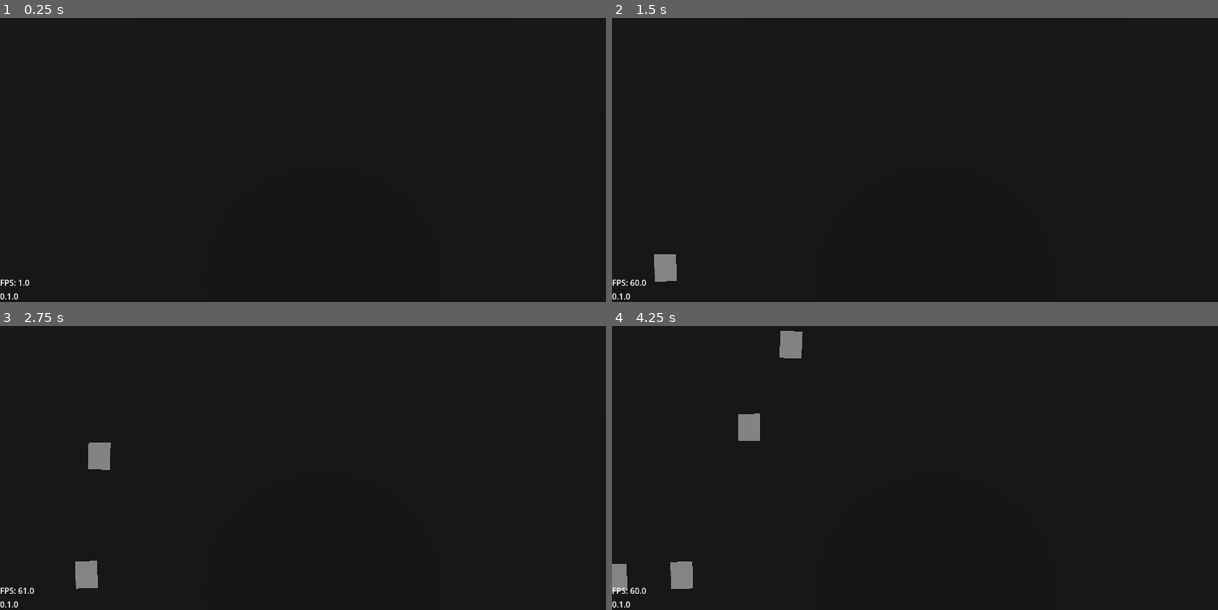
Above: before the commit, frames 1-4 (two rows, left to right).
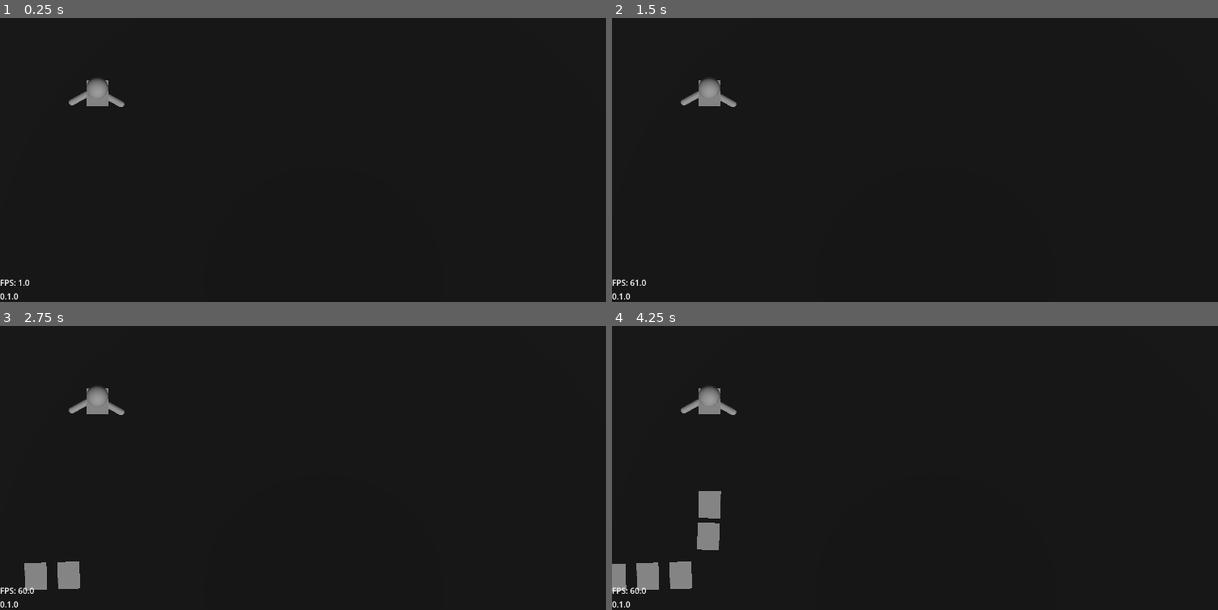
Above: after the commit, the same moments.

Repository: Grey-B/toy-defenders
Game: Godot game, scene res://src/core/main_game/main_game.tscn
Two runs of this game, one before a commit and one after it. Both use one fixed random seed, a clock stepped at 60 frames per second and the inputs below.
Inputs:
- Up to frame 1 (0.25 s): no input
- Up to frame 2 (1.5 s): tap Enter at 0.5 s; tap I at 0.6, 1.35 s
- Up to frame 3 (2.75 s): tap I at 2.1 s
- Up to frame 4 (4.25 s): tap I at 2.85, 3.6 s

The runs differ from the first frame. In frame 1, 0.5% of the frame differs, in the area x 11-21%, y 21-32%; in frame 2, 0.8%; in frame 3, 1.7%; in frame 4, 2.3%, in the area x 2-32%, y 1-94%.

Commit message:
Feat/towers (#2)
* Created base tower

* Added a right_arm_model export to BasePart to make arm models better

* Tower now aims at enemy furthest along the path

* Added auto shoot to test tower, but no collision seems to happen. Also fixed tower not looking at enemy properly

* Fixed apply_modifiers function in BaseTower. Now attacks properly hit and kill

* Projectiles are now shot at correct times

* Added pierce as stat. Also found bug where attack cd resets when an enemy enters range

* Fixed previous bug

Diff:
--- /dev/null
+++ b/assets/3d/models/parts/arms/test_arm_left_model.tscn
@@ -0,0 +1,11 @@
+[gd_scene format=3 uid="uid://dedt1vwia6rc1"]
+
+[sub_resource type="CapsuleMesh" id="CapsuleMesh_6owma"]
+radius = 0.15527344
+height = 1.0614624
+
+[node name="TestArmLeftModel" type="Node3D" unique_id=16051579]
+
+[node name="MeshInstance3D" type="MeshInstance3D" parent="." unique_id=921978520]
+transform = Transform3D(-3.7855173e-08, -0.8660254, 0.5, 1, -4.371139e-08, 0, 2.1855694e-08, 0.5, 0.8660254, -0.30390123, 2.503987e-08, 0.113577306)
+mesh = SubResource("CapsuleMesh_6owma")
--- /dev/null
+++ b/assets/3d/models/parts/arms/test_arm_right_model.tscn
@@ -0,0 +1,12 @@
+[gd_scene format=3 uid="uid://cr70i1s4hykra"]
+
+[sub_resource type="CapsuleMesh" id="CapsuleMesh_6owma"]
+radius = 0.15527344
+height = 1.0614624
+
+[node name="TestArmRightModel" type="Node3D" unique_id=587425710]
+transform = Transform3D(-0.49999988, 0, 0.86602545, 0, 1, 0, -0.86602545, 0, -0.49999988, 0, 0, 0)
+
+[node name="MeshInstance3D" type="MeshInstance3D" parent="." unique_id=921978520]
+transform = Transform3D(-3.7855173e-08, -0.8660254, 0.5, 1, -4.371139e-08, 0, 2.1855694e-08, 0.5, 0.8660254, -0.30390123, 2.503987e-08, 0.113577306)
+mesh = SubResource("CapsuleMesh_6owma")
--- /dev/null
+++ b/assets/3d/models/parts/bodies/test_body_model.tscn
@@ -0,0 +1,26 @@
+[gd_scene format=3 uid="uid://crp1sfpdakww0"]
+
+[ext_resource type="Script" uid="uid://c6mx7t3w5es22" path="res://src/gameplay/towers/parts/body.gd" id="1_egeuw"]
+
+[sub_resource type="BoxMesh" id="BoxMesh_6owma"]
+size = Vector3(1, 1.5, 1)
+
+[node name="TestBodyModel" type="Node3D" unique_id=1506277946 node_paths=PackedStringArray("head_socket", "left_arm_socket", "right_arm_socket")]
+transform = Transform3D(-1, 0, -8.742278e-08, 0, 1, 0, 8.742278e-08, 0, -1, 0, 0, 0)
+script = ExtResource("1_egeuw")
+head_socket = NodePath("HeadSocket")
+left_arm_socket = NodePath("LeftArmSocket")
+right_arm_socket = NodePath("RightArmSocket")
+metadata/_custom_type_script = "uid://c6mx7t3w5es22"
+
+[node name="MeshInstance3D" type="MeshInstance3D" parent="." unique_id=472017991]
+mesh = SubResource("BoxMesh_6owma")
+
+[node name="HeadSocket" type="Marker3D" parent="." unique_id=2043430367]
+transform = Transform3D(1, 0, 0, 0, 1, 0, 0, 0, 1, 0, 0.80972797, 0)
+
+[node name="LeftArmSocket" type="Marker3D" parent="." unique_id=2069008136]
+transform = Transform3D(1, 0, 0, 0, 1, 0, 0, 0, 1, -0.51317513, 0, 0)
+
+[node name="RightArmSocket" type="Marker3D" parent="." unique_id=2008361046]
+transform = Transform3D(1, 0, 0, 0, 1, 0, 0, 0, 1, 0.51, 0, 0)
--- /dev/null
+++ b/assets/3d/models/parts/heads/test_head_model.tscn
@@ -0,0 +1,9 @@
+[gd_scene format=3 uid="uid://bi6p1ye437aul"]
+
+[sub_resource type="SphereMesh" id="SphereMesh_6owma"]
+
+[node name="TestHeadModel" type="Node3D" unique_id=932773596]
+
+[node name="MeshInstance3D" type="MeshInstance3D" parent="." unique_id=703056045]
+transform = Transform3D(1, 0, 0, 0, 1, 0, 0, 0, 1, 0, 0.5, 0)
+mesh = SubResource("SphereMesh_6owma")
--- a/project.godot
+++ b/project.godot
@@ -109,6 +109,7 @@
 3d_navigation/layer_3="Enemy"
 3d_physics/layer_4="Interactable"
 3d_navigation/layer_4="Interactable"
+3d_physics/layer_5="Player projectile"
 
 [physics]
 
--- a/src/core/main_game/main_game.tscn
+++ b/src/core/main_game/main_game.tscn
@@ -16,6 +16,7 @@
 
 [node name="SpawnTimer" type="Timer" parent="Systems/WaveSpawner" unique_id=656247367]
 unique_name_in_owner = true
+wait_time = 0.5
 
 [node name="World" type="Node3D" parent="." unique_id=1969020105]
 process_mode = 1
--- a/src/core/main_game/wave_spawner.gd
+++ b/src/core/main_game/wave_spawner.gd
@@ -11,7 +11,7 @@
 
 var level: BaseLevel
 var path: Path3D
-var wave_count: int = 2
+var wave_count: int = 1
 var wave_points: int
 var cur_points: int
 
--- a/src/gameplay/enemies/base_enemy.gd
+++ b/src/gameplay/enemies/base_enemy.gd
@@ -31,4 +31,4 @@
 func take_damage(damage_taken: int) -> void:
 	health -= damage_taken
 	if health <= 0:
-		call_deferred("queue_free")
+		queue_free.call_deferred()
--- a/src/gameplay/enemies/base_enemy.tscn
+++ b/src/gameplay/enemies/base_enemy.tscn
@@ -2,20 +2,20 @@
 
 [ext_resource type="Script" uid="uid://blhbew4ujxufv" path="res://src/gameplay/enemies/base_enemy.gd" id="1_wr6ee"]
 [ext_resource type="Resource" uid="uid://cl4des5tp7u2b" path="res://src/resources/enemy data/test_enemy.tres" id="2_m7ogj"]
+[ext_resource type="Script" uid="uid://cm10lcngutmx" path="res://src/gameplay/enemies/hurtbox.gd" id="3_ayech"]
 
-[sub_resource type="CapsuleShape3D" id="CapsuleShape3D_s58g3"]
-radius = 0.6
+[sub_resource type="SphereShape3D" id="SphereShape3D_ayech"]
 
 [node name="BaseEnemy" type="PathFollow3D" unique_id=141057784]
 loop = false
 script = ExtResource("1_wr6ee")
 data = ExtResource("2_m7ogj")
 
-[node name="Hurtbox" type="Area3D" parent="." unique_id=431302198]
-unique_name_in_owner = true
+[node name="Area3D" type="Area3D" parent="." unique_id=1130610926]
 collision_layer = 4
-collision_mask = 18
+collision_mask = 16
+script = ExtResource("3_ayech")
+metadata/_custom_type_script = "uid://cm10lcngutmx"
 
-[node name="CollisionShape3D" type="CollisionShape3D" parent="Hurtbox" unique_id=1364037271]
-transform = Transform3D(1, 0, 0, 0, 1, 0, 0, 0, 1, 0, 1, 0)
-shape = SubResource("CapsuleShape3D_s58g3")
+[node name="CollisionShape3D" type="CollisionShape3D" parent="Area3D" unique_id=963761355]
+shape = SubResource("SphereShape3D_ayech")
--- /dev/null
+++ b/src/gameplay/enemies/hurtbox.gd
@@ -0,0 +1,2 @@
+class_name Hurtbox
+extends Area3D
--- a/src/gameplay/projectiles/base_projectile.gd
+++ b/src/gameplay/projectiles/base_projectile.gd
@@ -3,26 +3,28 @@
 
 @export var speed: float
 @export var hitbox: Area3D
-@export var duration_timer: Timer
 
 var direction: Vector3
 var spawn_position: Vector3
 var rotation_basis: Basis
 var damage: int
+var pierce: int
+var enemies_pierced: int = 0
 
 
 func _ready() -> void:
 	global_position = spawn_position
 	global_rotation = direction
-
-	hitbox.body_entered.connect(deal_damage)
-	duration_timer.timeout.connect(queue_free)
+	hitbox.area_entered.connect(deal_damage)
 
 
 func _physics_process(delta: float) -> void:
 	global_position += rotation_basis.z * speed * delta
 
 
-func deal_damage(body: Node3D) -> void:
-	if body is BaseEnemy:
-		body.take_damage(damage)
+func deal_damage(area: Area3D) -> void:
+	if area is Hurtbox:
+		area.get_parent().take_damage(damage)
+		enemies_pierced += 1
+		if enemies_pierced >= pierce:
+			queue_free.call_deferred()
--- /dev/null
+++ b/src/gameplay/projectiles/test_projectile.tscn
@@ -0,0 +1,33 @@
+[gd_scene format=3 uid="uid://ow23gvx42rtf"]
+
+[ext_resource type="Script" uid="uid://ce8nsx53ji21p" path="res://src/gameplay/projectiles/base_projectile.gd" id="1_2u6xh"]
+
+[sub_resource type="SphereShape3D" id="SphereShape3D_s58g3"]
+radius = 0.43349782
+
+[sub_resource type="SphereShape3D" id="SphereShape3D_6owma"]
+radius = 0.3
+
+[sub_resource type="SphereMesh" id="SphereMesh_6owma"]
+
+[node name="TestProjectile" type="CharacterBody3D" unique_id=683373888 node_paths=PackedStringArray("hitbox")]
+collision_layer = 16
+collision_mask = 4
+script = ExtResource("1_2u6xh")
+speed = 5.0
+hitbox = NodePath("Hitbox")
+metadata/_custom_type_script = "uid://ce8nsx53ji21p"
+
+[node name="Hitbox" type="Area3D" parent="." unique_id=1013379432]
+collision_layer = 16
+collision_mask = 4
+
+[node name="CollisionShape3D" type="CollisionShape3D" parent="Hitbox" unique_id=558148804]
+shape = SubResource("SphereShape3D_s58g3")
+
+[node name="CollisionShape3D" type="CollisionShape3D" parent="." unique_id=1907458054]
+shape = SubResource("SphereShape3D_6owma")
+
+[node name="MeshInstance3D" type="MeshInstance3D" parent="." unique_id=682056114]
+transform = Transform3D(0.6, 0, 0, 0, 0.6, 0, 0, 0, 0.6, 0, 0, 0)
+mesh = SubResource("SphereMesh_6owma")
--- /dev/null
+++ b/src/gameplay/towers/base_tower.gd
@@ -0,0 +1,133 @@
+class_name BaseTower
+extends Node3D
+
+@export var head: BasePart
+@export var body: BasePart
+@export var arms: BasePart
+
+@onready var attack_radius: CollisionShape3D = %AttackRadius
+@onready var attack_timer: Timer = %AttackTimer
+@onready var projectile_spawn: Marker3D = %ProjectileSpawn
+@onready var enemy_detection: EnemyDetection = %EnemyDetection
+@onready var entity_root: Node3D = get_tree().get_first_node_in_group("entity_root")
+
+var head_model: Node3D
+var body_model: Body
+var left_arm_model: Node3D
+var right_arm_model: Node3D
+var damage: int = 10
+var attack_spd: float = 1.0
+var attack_range: float = 500.0
+var pierce: int = 1
+
+
+func _ready() -> void:
+	apply_modifiers()
+
+	attack_radius.global_scale(
+		Vector3(
+			attack_range / 100,
+			attack_range / 100,
+			attack_range / 100,
+		),
+	)
+
+	attack_timer.wait_time /= attack_spd
+	attack_timer.timeout.connect(attack)
+
+	instantiate_part_models()
+
+
+func _process(_delta: float) -> void:
+	var target := enemy_detection.select_target()
+	if target != null:
+		body_model.look_at(target.global_position)
+		body_model.rotate_y(deg_to_rad(180))
+
+
+func apply_modifiers() -> void:
+	for mod in head.stats:
+		if mod.operation == mod.Operation.ADD:
+			if mod.stat == mod.Stat.DAMAGE:
+				damage = ceil(damage + mod.value)
+			elif mod.stat == mod.Stat.ATTACK_SPD:
+				attack_spd += mod.value
+			elif mod.stat == mod.Stat.RANGE:
+				attack_range += mod.value
+			elif mod.stat == mod.Stat.RANGE:
+				pierce = ceil(pierce + mod.value)
+		elif mod.operation == mod.Operation.MULTIPLY:
+			if mod.stat == mod.Stat.DAMAGE:
+				damage = ceil(damage * mod.value)
+			elif mod.stat == mod.Stat.ATTACK_SPD:
+				attack_spd *= mod.value
+			elif mod.stat == mod.Stat.RANGE:
+				attack_range *= mod.value
+			elif mod.stat == mod.Stat.PIERCE:
+				pierce = ceil(pierce * mod.value)
+
+	for mod in body.stats:
+		if mod.operation == mod.Operation.ADD:
+			if mod.stat == mod.Stat.DAMAGE:
+				damage = ceil(damage + mod.value)
+			elif mod.stat == mod.Stat.ATTACK_SPD:
+				attack_spd += mod.value
+			elif mod.stat == mod.Stat.RANGE:
+				attack_range += mod.value
+			elif mod.stat == mod.Stat.RANGE:
+				pierce = ceil(pierce + mod.value)
+		elif mod.operation == mod.Operation.MULTIPLY:
+			if mod.stat == mod.Stat.DAMAGE:
+				damage = ceil(damage * mod.value)
+			elif mod.stat == mod.Stat.ATTACK_SPD:
+				attack_spd *= mod.value
+			elif mod.stat == mod.Stat.RANGE:
+				attack_range *= mod.value
+			elif mod.stat == mod.Stat.PIERCE:
+				pierce = ceil(pierce * mod.value)
+
+	for mod in arms.stats:
+		if mod.operation == mod.Operation.ADD:
+			if mod.stat == mod.Stat.DAMAGE:
+				damage = ceil(damage + mod.value)
+			elif mod.stat == mod.Stat.ATTACK_SPD:
+				attack_spd += mod.value
+			elif mod.stat == mod.Stat.RANGE:
+				attack_range += mod.value
+			elif mod.stat == mod.Stat.RANGE:
+				pierce = ceil(pierce + mod.value)
+		elif mod.operation == mod.Operation.MULTIPLY:
+			if mod.stat == mod.Stat.DAMAGE:
+				damage = ceil(damage * mod.value)
+			elif mod.stat == mod.Stat.ATTACK_SPD:
+				attack_spd *= mod.value
+			elif mod.stat == mod.Stat.RANGE:
+				attack_range *= mod.value
+			elif mod.stat == mod.Stat.PIERCE:
+				pierce = ceil(pierce * mod.value)
+
+
+func instantiate_part_models() -> void:
+	head_model = head.model.instantiate()
+	body_model = body.model.instantiate()
+	left_arm_model = arms.model.instantiate()
+	right_arm_model = arms.right_arm_model.instantiate()
+
+	add_child(body_model)
+	body_model.head_socket.add_child(head_model)
+	body_model.left_arm_socket.add_child(left_arm_model)
+	body_model.right_arm_socket.add_child(right_arm_model)
+
+
+func attack() -> void:
+	var attack_instance := arms.projectile.instantiate() as BaseProjectile
+
+	attack_instance.direction = body_model.rotation
+	attack_instance.spawn_position = projectile_spawn.global_position
+	attack_instance.rotation_basis = body_model.global_transform.basis
+	attack_instance.damage = damage
+	attack_instance.pierce = pierce
+
+	entity_root.add_child(attack_instance)
+
+	attack_timer.start()
--- /dev/null
+++ b/src/gameplay/towers/components/enemy_detection.gd
@@ -0,0 +1,30 @@
+class_name EnemyDetection
+extends Node
+
+@export var tower: BaseTower
+
+var candidates: Array[PathFollow3D]
+
+
+func _on_area_3d_area_entered(area: Area3D) -> void:
+	if area.get_parent() is BaseEnemy:
+		if tower.attack_timer.is_stopped():
+			tower.attack()
+		candidates.append(area.get_parent())
+
+
+func _on_area_3d_area_exited(area: Area3D) -> void:
+	if area.get_parent() is BaseEnemy:
+		candidates.pop_at(candidates.find(area.get_parent()))
+
+
+func select_target() -> BaseEnemy:
+	var best_target: BaseEnemy = null
+	var furthest_progress: float = -1.0
+
+	for enemy in candidates:
+		if enemy.progress_ratio > furthest_progress:
+			furthest_progress = enemy.progress_ratio
+			best_target = enemy
+
+	return best_target
--- /dev/null
+++ b/src/gameplay/towers/parts/body.gd
@@ -0,0 +1,6 @@
+class_name Body
+extends Node3D
+
+@export var head_socket: Marker3D
+@export var left_arm_socket: Marker3D
+@export var right_arm_socket: Marker3D
--- /dev/null
+++ b/src/gameplay/towers/test_tower.tscn
@@ -0,0 +1,38 @@
+[gd_scene format=3 uid="uid://ndc3yfveb37w"]
+
+[ext_resource type="Script" uid="uid://cqya00yupkmfn" path="res://src/gameplay/towers/base_tower.gd" id="1_sh1q8"]
+[ext_resource type="Resource" uid="uid://bmlh05x11ryha" path="res://src/resources/parts/heads/test_head.tres" id="2_l7dqy"]
+[ext_resource type="Resource" uid="uid://0r21gvpxw252" path="res://src/resources/parts/bodies/test_body.tres" id="3_4e8du"]
+[ext_resource type="Resource" uid="uid://6qm1wmo72apd" path="res://src/resources/parts/arms/test_arm.tres" id="4_1odgp"]
+[ext_resource type="Script" uid="uid://cl7thpo5hpksn" path="res://src/gameplay/towers/components/enemy_detection.gd" id="5_4e8du"]
+
+[sub_resource type="SphereShape3D" id="SphereShape3D_l7dqy"]
+
+[node name="TestTower" type="Node3D" unique_id=626375338]
+script = ExtResource("1_sh1q8")
+head = ExtResource("2_l7dqy")
+body = ExtResource("3_4e8du")
+arms = ExtResource("4_1odgp")
+
+[node name="Area3D" type="Area3D" parent="." unique_id=1308066797]
+collision_layer = 0
+collision_mask = 4
+
+[node name="AttackRadius" type="CollisionShape3D" parent="Area3D" unique_id=1693336985]
+unique_name_in_owner = true
+shape = SubResource("SphereShape3D_l7dqy")
+
+[node name="AttackTimer" type="Timer" parent="." unique_id=1029798597]
+unique_name_in_owner = true
+
+[node name="ProjectileSpawn" type="Marker3D" parent="." unique_id=865017584]
+unique_name_in_owner = true
+transform = Transform3D(1, 0, 0, 0, 1, 0, 0, 0, 1, 0, 0, -0.5)
+
+[node name="EnemyDetection" type="Node" parent="." unique_id=390993065 node_paths=PackedStringArray("tower")]
+unique_name_in_owner = true
+script = ExtResource("5_4e8du")
+tower = NodePath("..")
+
+[connection signal="area_entered" from="Area3D" to="EnemyDetection" method="_on_area_3d_area_entered"]
+[connection signal="area_exited" from="Area3D" to="EnemyDetection" method="_on_area_3d_area_exited"]
--- a/src/levels/prototypes/test_level_1.tscn
+++ b/src/levels/prototypes/test_level_1.tscn
@@ -1,6 +1,7 @@
 [gd_scene format=3 uid="uid://ba0k6u41pfd88"]
 
 [ext_resource type="Script" uid="uid://dmmyy6xrqgir0" path="res://src/levels/prototypes/test_level_1.gd" id="1_1w4w8"]
+[ext_resource type="PackedScene" uid="uid://ndc3yfveb37w" path="res://src/gameplay/towers/test_tower.tscn" id="2_578bt"]
 
 [sub_resource type="Environment" id="Environment_6owma"]
 
@@ -53,3 +54,6 @@
 [node name="EnemyPath" type="Path3D" parent="." unique_id=1213821389]
 unique_name_in_owner = true
 curve = SubResource("Curve3D_1w4w8")
+
+[node name="TestTower" parent="." unique_id=626375338 instance=ExtResource("2_578bt")]
+transform = Transform3D(-1, 0, -8.742278e-08, 0, 1, 0, 8.742278e-08, 0, -1, -10.295081, 0.5, -2.229469)
--- a/src/resources/enemy data/test_enemy.tres
+++ b/src/resources/enemy data/test_enemy.tres
@@ -9,4 +9,5 @@
 name = "Test Enemy"
 model = ExtResource("2_miowe")
 behavior = ExtResource("1_pa7gm")
+health = 10
 metadata/_custom_type_script = "uid://dqh80xmgt7r3e"
--- a/src/resources/enemy data/test_enemy_2.tres
+++ b/src/resources/enemy data/test_enemy_2.tres
@@ -11,5 +11,5 @@
 behavior = ExtResource("1_yb0mc")
 cost = 2
 speed = 6.0
-health = 20
+health = 10
 metadata/_custom_type_script = "uid://dqh80xmgt7r3e"
--- /dev/null
+++ b/src/resources/parts/arms/test_arm.tres
@@ -0,0 +1,19 @@
+[gd_resource type="Resource" script_class="BasePart" format=3 uid="uid://6qm1wmo72apd"]
+
+[ext_resource type="Script" uid="uid://dmis8simr8u1j" path="res://src/resources/parts/base_part.gd" id="1_2bfuj"]
+[ext_resource type="PackedScene" uid="uid://dedt1vwia6rc1" path="res://assets/3d/models/parts/arms/test_arm_left_model.tscn" id="1_hewyk"]
+[ext_resource type="PackedScene" uid="uid://cr70i1s4hykra" path="res://assets/3d/models/parts/arms/test_arm_right_model.tscn" id="2_3gs82"]
+[ext_resource type="PackedScene" uid="uid://ow23gvx42rtf" path="res://src/gameplay/projectiles/test_projectile.tscn" id="2_i0i01"]
+[ext_resource type="Script" uid="uid://bs8tddgbx5lw8" path="res://src/resources/parts/stat_modifier.gd" id="2_t6g2a"]
+[ext_resource type="Resource" uid="uid://juqycm55pqj2" path="res://src/resources/parts/modifiers/test_modifier.tres" id="4_xm4lf"]
+
+[resource]
+script = ExtResource("1_2bfuj")
+model = ExtResource("1_hewyk")
+right_arm_model = ExtResource("2_3gs82")
+name = "Test Arm"
+description = "Arm for testing"
+type = 2
+projectile = ExtResource("2_i0i01")
+stats = Array[ExtResource("2_t6g2a")]([ExtResource("4_xm4lf")])
+metadata/_custom_type_script = "uid://dmis8simr8u1j"
--- /dev/null
+++ b/src/resources/parts/base_part.gd
@@ -0,0 +1,20 @@
+class_name BasePart
+extends Resource
+
+enum PartTypes { HEAD, BODY, ARMS }
+
+@export_group("Model")
+@export var model: PackedScene
+@export var right_arm_model: PackedScene
+
+@export_group("Text")
+@export var name: String
+@export var description: String
+
+@export_group("Function")
+@export var type: PartTypes
+@export var projectile: PackedScene
+@export var stats: Array[StatModifier]
+@export var behaviors: Array[PackedScene]
+# @export var upgrade_1: BaseUpgrade
+# @export var upgrade_2: BaseUpgrade
--- /dev/null
+++ b/src/resources/parts/bodies/test_body.tres
@@ -0,0 +1,15 @@
+[gd_resource type="Resource" script_class="BasePart" format=3 uid="uid://0r21gvpxw252"]
+
+[ext_resource type="Script" uid="uid://dmis8simr8u1j" path="res://src/resources/parts/base_part.gd" id="1_d0rsk"]
+[ext_resource type="PackedScene" uid="uid://crp1sfpdakww0" path="res://assets/3d/models/parts/bodies/test_body_model.tscn" id="1_l1sq5"]
+[ext_resource type="Script" uid="uid://bs8tddgbx5lw8" path="res://src/resources/parts/stat_modifier.gd" id="2_0gcvb"]
+[ext_resource type="Resource" uid="uid://juqycm55pqj2" path="res://src/resources/parts/modifiers/test_modifier.tres" id="4_7rhen"]
+
+[resource]
+script = ExtResource("1_d0rsk")
+model = ExtResource("1_l1sq5")
+name = "Test Body"
+description = "Body for testing"
+type = 1
+stats = Array[ExtResource("2_0gcvb")]([ExtResource("4_7rhen")])
+metadata/_custom_type_script = "uid://dmis8simr8u1j"
--- /dev/null
+++ b/src/resources/parts/heads/test_head.tres
@@ -0,0 +1,14 @@
+[gd_resource type="Resource" script_class="BasePart" format=3 uid="uid://bmlh05x11ryha"]
+
+[ext_resource type="Script" uid="uid://dmis8simr8u1j" path="res://src/resources/parts/base_part.gd" id="1_hq1gd"]
+[ext_resource type="PackedScene" uid="uid://bi6p1ye437aul" path="res://assets/3d/models/parts/heads/test_head_model.tscn" id="1_xjsnb"]
+[ext_resource type="Script" uid="uid://bs8tddgbx5lw8" path="res://src/resources/parts/stat_modifier.gd" id="2_mo3fi"]
+[ext_resource type="Resource" uid="uid://juqycm55pqj2" path="res://src/resources/parts/modifiers/test_modifier.tres" id="4_qw1it"]
+
+[resource]
+script = ExtResource("1_hq1gd")
+model = ExtResource("1_xjsnb")
+name = "Test Head"
+description = "Head for testing"
+stats = Array[ExtResource("2_mo3fi")]([ExtResource("4_qw1it")])
+metadata/_custom_type_script = "uid://dmis8simr8u1j"
--- /dev/null
+++ b/src/resources/parts/modifiers/test_modifier.tres
@@ -0,0 +1,8 @@
+[gd_resource type="Resource" script_class="StatModifier" format=3 uid="uid://juqycm55pqj2"]
+
+[ext_resource type="Script" uid="uid://bs8tddgbx5lw8" path="res://src/resources/parts/stat_modifier.gd" id="1_ybjvk"]
+
+[resource]
+script = ExtResource("1_ybjvk")
+operation = 1
+metadata/_custom_type_script = "uid://bs8tddgbx5lw8"
--- /dev/null
+++ b/src/resources/parts/stat_modifier.gd
@@ -0,0 +1,9 @@
+class_name StatModifier
+extends Resource
+
+enum Stat { DAMAGE, ATTACK_SPD, RANGE, PIERCE }
+enum Operation { ADD, MULTIPLY }
+
+@export var stat: Stat
+@export var operation: Operation
+@export var value: float = 1.0
Not shown, added: src/gameplay/enemies/hurtbox.gd.uid
Not shown, added: src/gameplay/towers/base_tower.gd.uid
Not shown, added: src/gameplay/towers/components/enemy_detection.gd.uid
Not shown, added: src/gameplay/towers/parts/body.gd.uid
Not shown, added: src/resources/parts/base_part.gd.uid
Not shown, added: src/resources/parts/stat_modifier.gd.uid
